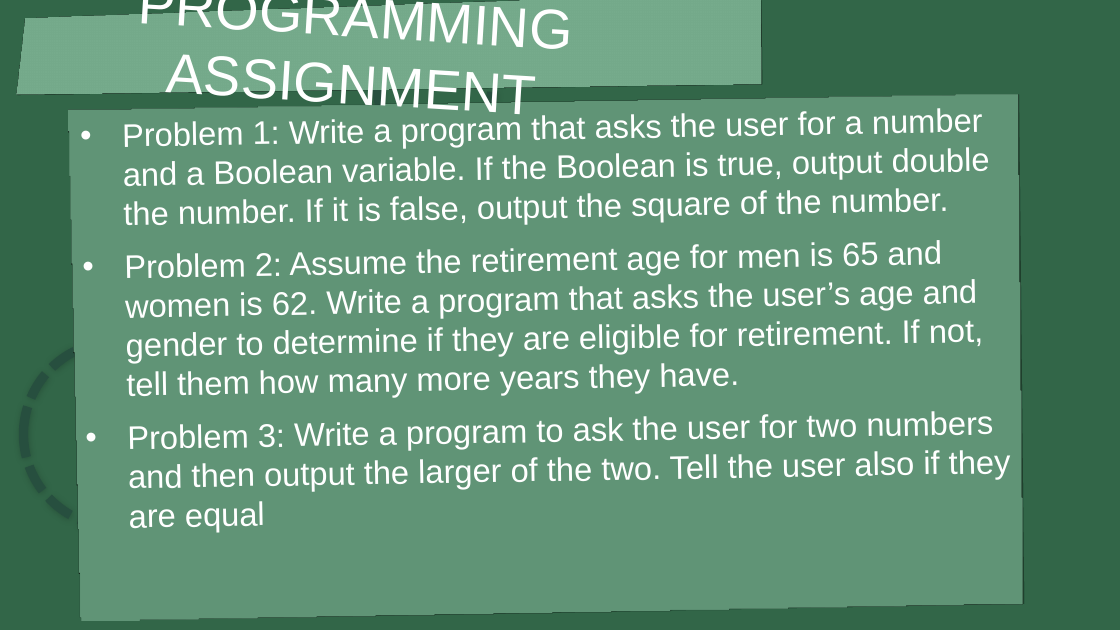
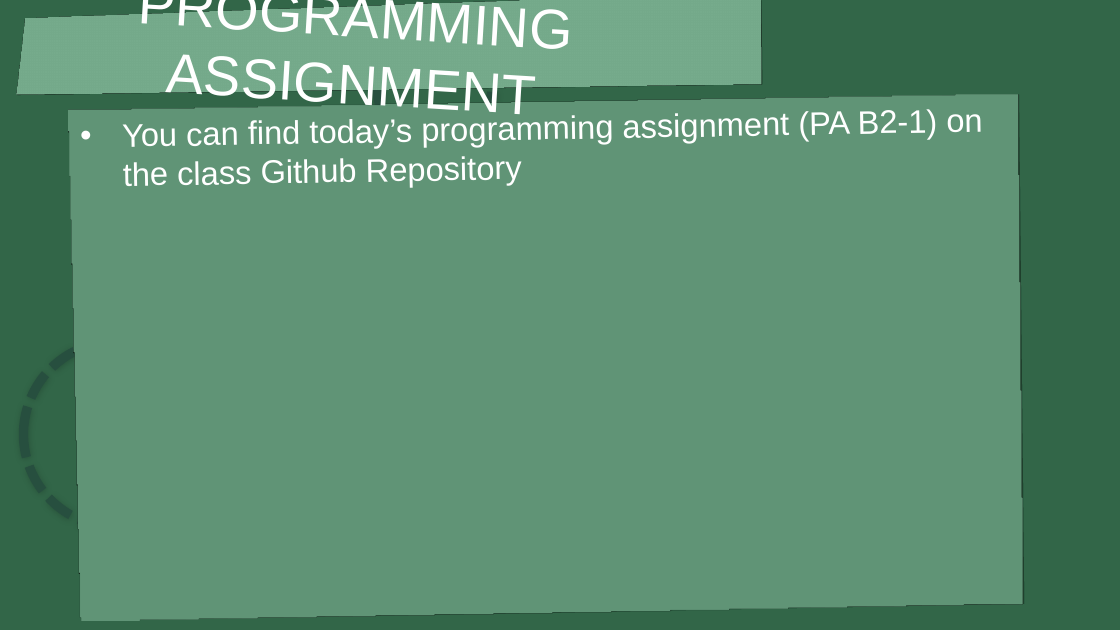
Before and after one commit to JAEOStudios/DP-Computer-Science, a slide deck: slide 22 of Lessons/Lesson B2-4 - Loops.pptx. Drawn at 1120x630 pixels with LibreOffice and Linux fonts; fonts in the diff are those of the drawing. Boxes give left, top, right and bottom in pixels: in the first picture for what was removed or moved away, otherwise in the second. Text is boxed around its words. In the diff, an @@ line names an element or a change of style, - is before the commit and + after.

```diff
--- a/Lessons/Lesson B2-4 - Loops.pptx
+++ b/Lessons/Lesson B2-4 - Loops.pptx
@@ text in rectangle at box(122, 109, 983, 188): text changed @@
-• Problem 1: Write a program that asks the user for a number and a Boolean variable. If the Boolean is true, output double the number. If it is false, output the square of the number.
-• Problem 2: Assume the retirement age for men is 65 and women is 62. Write a program that asks the user’s age and gender to determine if they are eligible for retirement. If not, tell them how many more years they have.
-• Problem 3: Write a program to ask the user for two numbers and then output the larger of the two. Tell the user also if they are equal
+• You can find today’s programming assignment (PA B2-1) on the class Github Repository
```
